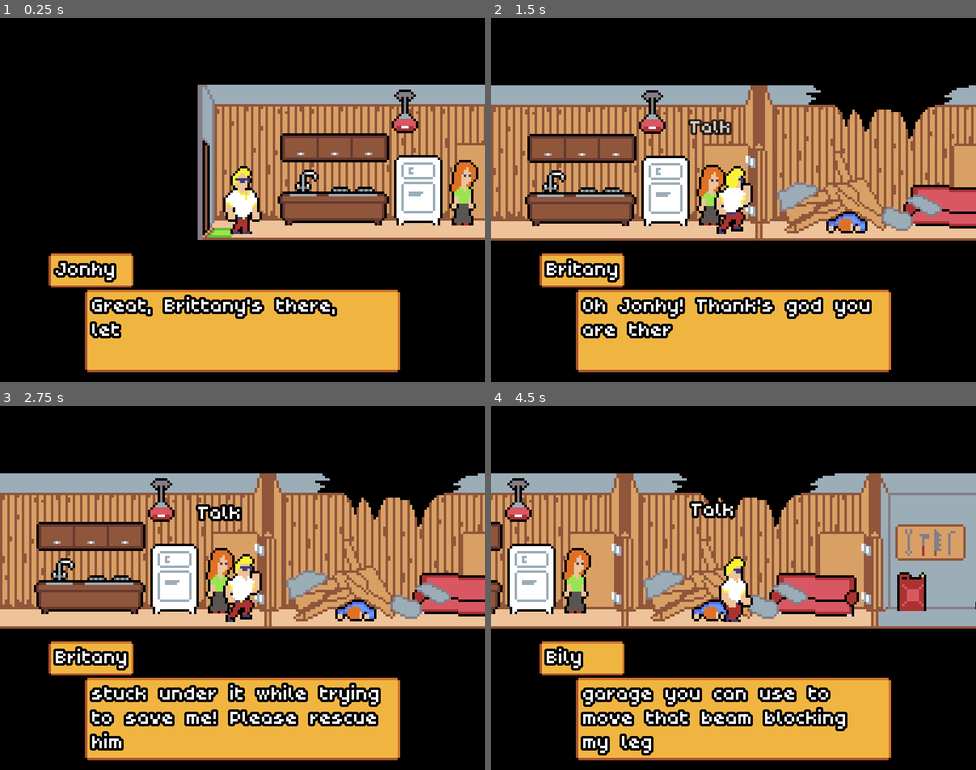
Above: before the commit, frames 1-4 (two rows, left to right).
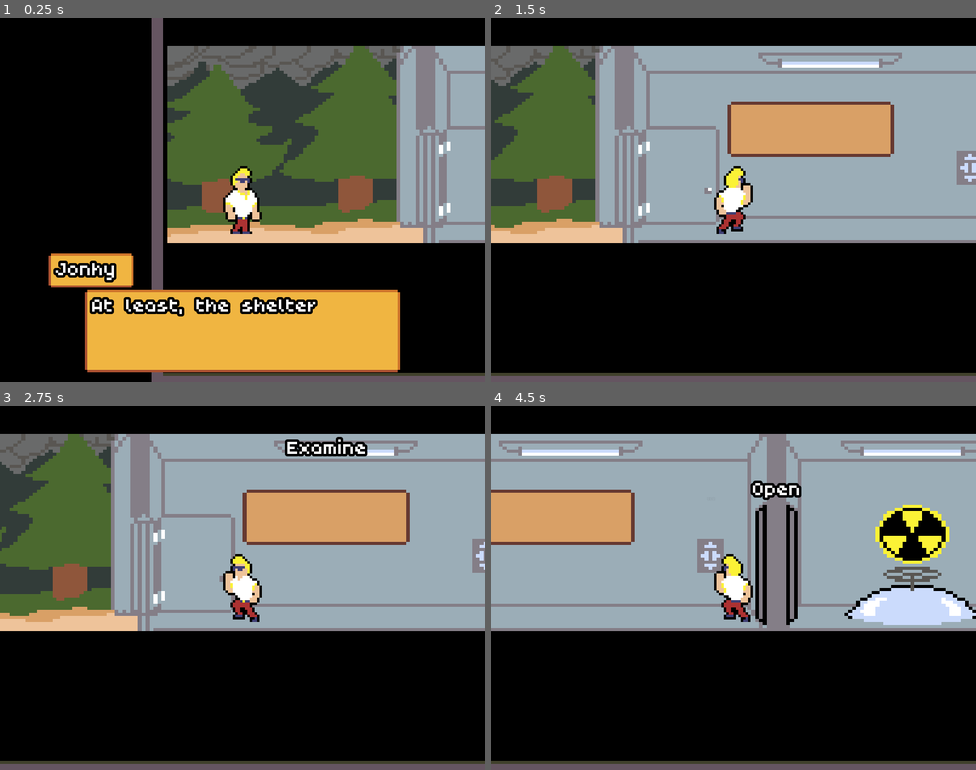
Above: after the commit, the same moments.

Repository: T4g1/gd-wildjam18
Game: Godot game, scene res://sources/game/Game.tscn
Two runs of this game, one before a commit and one after it. Both use one fixed random seed, a clock stepped at 60 frames per second and the inputs below. The engine's default icon, where the game draws it, is replaced by a stand-in: a white triangle on a blue panel in a dark square. Sound files missing from this copy of the repository are replaced by a short silence.
Inputs:
- Up to frame 1 (0.25 s): no input
- Up to frame 2 (1.5 s): tap Enter (ui_accept) at 0.5, 0.77 s; hold E (interact) 0.53-1.28 s; hold Right (ui_right) from 0.53 s (still down); tap E (interact) at 1.35 s
- Up to frame 3 (2.75 s): tap Enter (ui_accept) at 1.52 s; release Right (ui_right) at 2.03 s; hold Left (ui_left) from 2.03 s (still down); hold E (interact) from 2.03 s (still down)
- Up to frame 4 (4.5 s): release Left (ui_left) at 2.78 s; release E (interact) at 2.78 s; hold Right (ui_right) 2.78-4.28 s; tap E (interact) at 2.85, 4.35 s; tap Enter (ui_accept) at 3.02, 3.77 s; hold E (interact) 3.53-4.28 s; hold Left (ui_left) from 4.28 s (still down)

The runs differ from the first frame. In frame 1, 38% of the frame differs, in the area x 18-100%, y 0-100%; in frame 2, 63%, in the area x 0-100%, y 7-100%; in frame 3, 62%; in frame 4, 61%.

Commit message:
[add] Level 5 basic entities

Diff:
--- /dev/null
+++ b/entities/Board.tscn
@@ -0,0 +1,22 @@
+[gd_scene load_steps=3 format=2]
+
+[ext_resource path="res://sources/entity/Entity.tscn" type="PackedScene" id=1]
+
+[sub_resource type="RectangleShape2D" id=1]
+extents = Vector2( 34.5031, 22.8214 )
+
+[node name="Board" instance=ExtResource( 1 )]
+interaction_range = NodePath("../Board/InteractionRange")
+
+[node name="InteractionRange" parent="." index="1"]
+position = Vector2( 0, 9.26584 )
+
+[node name="CollisionShape2D" parent="InteractionRange" index="0"]
+shape = SubResource( 1 )
+
+[node name="Label" parent="." index="3"]
+floating_distance = 5.0
+speed = 0.3
+color = Color( 1, 1, 1, 1 )
+text = "Examine"
+icon_texture = null
--- /dev/null
+++ b/entities/Generator.tscn
@@ -0,0 +1,19 @@
+[gd_scene load_steps=3 format=2]
+
+[ext_resource path="res://sources/entity/Entity.tscn" type="PackedScene" id=1]
+
+[sub_resource type="RectangleShape2D" id=1]
+extents = Vector2( 17.4803, 15.3828 )
+
+[node name="Generator" instance=ExtResource( 1 )]
+interaction_range = NodePath("../Generator/InteractionRange")
+
+[node name="CollisionShape2D" parent="InteractionRange" index="0"]
+shape = SubResource( 1 )
+
+[node name="Label" parent="." index="3"]
+floating_distance = 5.0
+speed = 0.3
+color = Color( 1, 1, 1, 1 )
+text = "Fix"
+icon_texture = null
--- /dev/null
+++ b/entities/Keypad.tscn
@@ -0,0 +1,19 @@
+[gd_scene load_steps=3 format=2]
+
+[ext_resource path="res://sources/entity/Entity.tscn" type="PackedScene" id=1]
+
+[sub_resource type="RectangleShape2D" id=1]
+extents = Vector2( 9.13876, 10.2191 )
+
+[node name="Keypad" instance=ExtResource( 1 )]
+interaction_range = NodePath("../Keypad/InteractionRange")
+
+[node name="CollisionShape2D" parent="InteractionRange" index="0"]
+shape = SubResource( 1 )
+
+[node name="Label" parent="." index="3"]
+floating_distance = 5.0
+speed = 0.3
+color = Color( 1, 1, 1, 1 )
+text = "Use"
+icon_texture = null
--- /dev/null
+++ b/entities/SteelDoor.tscn
@@ -0,0 +1,29 @@
+[gd_scene load_steps=4 format=2]
+
+[ext_resource path="res://sources/entity/Entity.tscn" type="PackedScene" id=1]
+
+[sub_resource type="RectangleShape2D" id=1]
+extents = Vector2( 13.9053, 31.2714 )
+
+[sub_resource type="RectangleShape2D" id=2]
+extents = Vector2( 2.78334, 39.6129 )
+
+[node name="SteelDoor" instance=ExtResource( 1 )]
+interaction_range = NodePath("../SteelDoor/InteractionRange")
+
+[node name="CollisionShape2D" parent="InteractionRange" index="0"]
+shape = SubResource( 1 )
+
+[node name="Label" parent="." index="3"]
+floating_distance = 5.0
+speed = 0.3
+color = Color( 1, 1, 1, 1 )
+text = "Open"
+icon_texture = null
+
+[node name="Door" type="RigidBody2D" parent="." index="4"]
+collision_layer = 4
+mode = 1
+
+[node name="CollisionShape2D" type="CollisionShape2D" parent="Door" index="0"]
+shape = SubResource( 2 )
--- a/levels/LevelShelter.gd
+++ b/levels/LevelShelter.gd
@@ -1,10 +1,21 @@
 """
 Specific logic for the level where player open the shelter
+
+In this level player must open steel door solving a short puzzle
 """
 extends "res://sources/level/Level.gd"
 
 
 func _ready():
-	# TODO
-	yield(get_tree(), "idle_frame")
-	end()
+	assert($SteelDoor.connect("interacted", self, "on_door_interacted") == OK)
+	assert($Generator.connect("interacted", self, "on_generator_interacted") == OK)
+	assert($Keypad.connect("interacted", self, "on_keypad_interacted") == OK)
+	assert($Board.connect("interacted", self, "on_board_interacted") == OK)
+
+	VisualServer.set_default_clear_color(Color.black)
+
+	introduction()
+
+
+func introduction() -> void:
+	yield(start_dialog($UI/Introduction), "completed")
--- a/levels/LevelShelter.tscn
+++ b/levels/LevelShelter.tscn
@@ -1,7 +1,85 @@
-[gd_scene load_steps=3 format=2]
+[gd_scene load_steps=16 format=2]
 
 [ext_resource path="res://sources/level/Level.tscn" type="PackedScene" id=1]
 [ext_resource path="res://levels/LevelShelter.gd" type="Script" id=2]
+[ext_resource path="res://assets/images/level5/background.png" type="Texture" id=3]
+[ext_resource path="res://entities/Board.tscn" type="PackedScene" id=4]
+[ext_resource path="res://entities/Keypad.tscn" type="PackedScene" id=5]
+[ext_resource path="res://entities/SteelDoor.tscn" type="PackedScene" id=6]
+[ext_resource path="res://entities/Generator.tscn" type="PackedScene" id=7]
+[ext_resource path="res://sources/ui/dialog/Dialog.tscn" type="PackedScene" id=8]
+[ext_resource path="res://sources/ui/dialog/DialogLine.tscn" type="PackedScene" id=9]
+
+[sub_resource type="RectangleShape2D" id=1]
+extents = Vector2( 364.264, 4.82501 )
+
+[sub_resource type="RectangleShape2D" id=2]
+extents = Vector2( 355.901, 5.24313 )
+
+[sub_resource type="RectangleShape2D" id=3]
+extents = Vector2( 7.54988, 90.8536 )
+
+[sub_resource type="RectangleShape2D" id=4]
+extents = Vector2( 7.15265, 66.2263 )
+
+[sub_resource type="RectangleShape2D" id=5]
+extents = Vector2( 4.76939, 17.3689 )
+
+[sub_resource type="RectangleShape2D" id=6]
+extents = Vector2( 5.15154, 11.8016 )
 
 [node name="LevelShelter" instance=ExtResource( 1 )]
 script = ExtResource( 2 )
+
+[node name="Background" type="Sprite" parent="." index="0"]
+
+[node name="background" type="Sprite" parent="Background" index="0"]
+position = Vector2( 162.462, -24.6104 )
+scale = Vector2( 0.800589, 0.635085 )
+texture = ExtResource( 3 )
+
+[node name="Player" parent="." index="1"]
+position = Vector2( -1.11012, 0.713909 )
+z_index = 1
+
+[node name="SteelDoor" parent="." index="2" instance=ExtResource( 6 )]
+position = Vector2( 244.29, -11.4107 )
+
+[node name="Generator" parent="." index="3" instance=ExtResource( 7 )]
+position = Vector2( 43.6964, -0.685913 )
+
+[node name="Keypad" parent="." index="4" instance=ExtResource( 5 )]
+position = Vector2( 217.279, -12.9996 )
+
+[node name="Board" parent="." index="5" instance=ExtResource( 4 )]
+position = Vector2( 152.136, -28.4909 )
+
+[node name="Introduction" parent="UI" index="0" instance=ExtResource( 8 )]
+
+[node name="DialogLine" parent="UI/Introduction" index="2" instance=ExtResource( 9 )]
+content = "At least, the shelter, let's move to safety!"
+who = "Jonhy"
+
+[node name="Floor" type="CollisionShape2D" parent="Limits" index="0"]
+position = Vector2( 19.2335, 19.6516 )
+shape = SubResource( 1 )
+
+[node name="Ceiling" type="CollisionShape2D" parent="Limits" index="1"]
+position = Vector2( 56.8644, -59.7912 )
+shape = SubResource( 2 )
+
+[node name="Left" type="CollisionShape2D" parent="Limits" index="2"]
+position = Vector2( -34.5576, -6.75264 )
+shape = SubResource( 3 )
+
+[node name="Right" type="CollisionShape2D" parent="Limits" index="3"]
+position = Vector2( 355.507, -17.4774 )
+shape = SubResource( 4 )
+
+[node name="BeamLeft" type="CollisionShape2D" parent="Limits" index="4"]
+position = Vector2( 73.8819, -45.2824 )
+shape = SubResource( 5 )
+
+[node name="BeamRight" type="CollisionShape2D" parent="Limits" index="5"]
+position = Vector2( 244.059, -48.6973 )
+shape = SubResource( 6 )
--- a/sources/game/Game.tscn
+++ b/sources/game/Game.tscn
@@ -12,4 +12,4 @@
 ]]
 script = ExtResource( 1 )
 levels = [ ExtResource( 2 ), ExtResource( 4 ), ExtResource( 3 ), ExtResource( 5 ), ExtResource( 6 ) ]
-level_id = 1
+level_id = 3
Binary file added: assets/images/level5/background.png
Not shown, added: assets/images/level5/background.png.import
